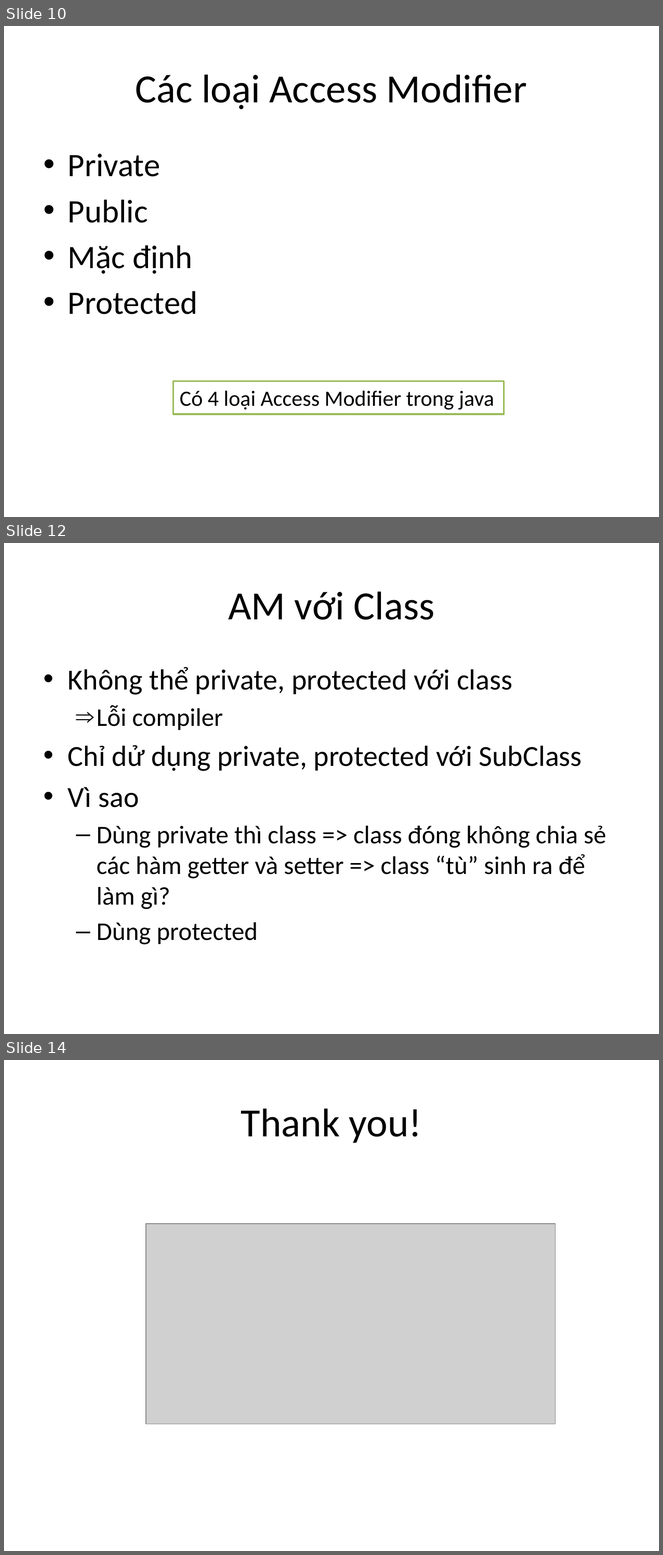
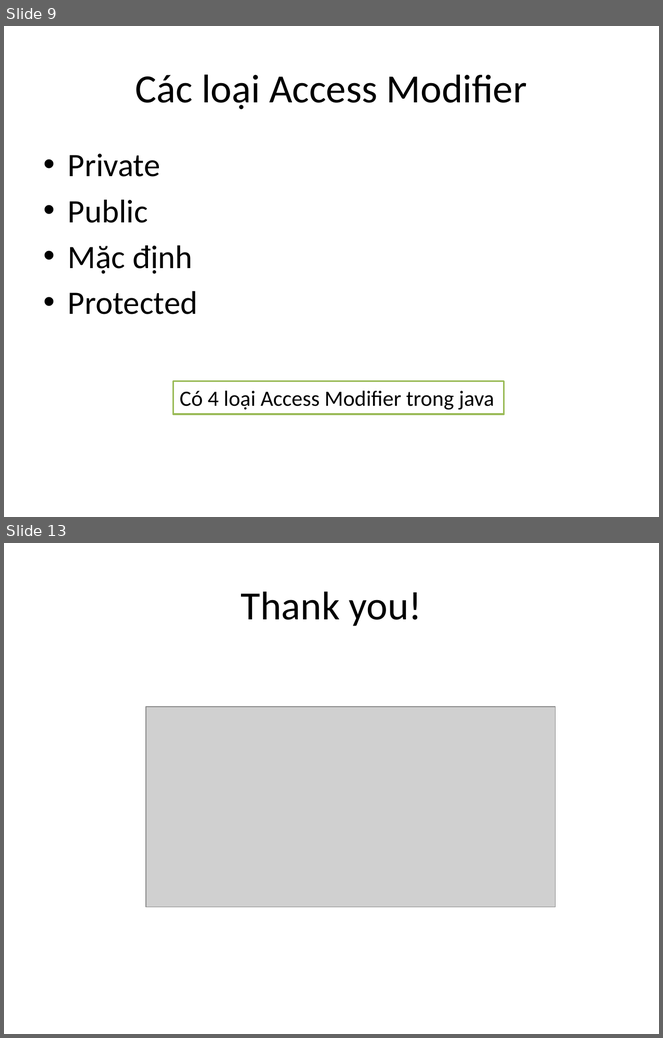
Before and after one commit to phithanh97cs/T3H, a slide deck: 3. Back-end/1. JavaCore/4. Access Modifier trong java.pptx. Shown one above the other, each under a label of ours: slides 10, 12 and 14 before the commit, slides 9 and 13 after it; the slides between them are not shown. The pictures are 663x1555 and 663x1038 pixels, drawn with LibreOffice and Linux fonts; fonts in the diff are those of the drawing; grey boxes stand for pictures. Boxes give left, top, right and bottom in pixels: in the first picture for what was removed or moved away, otherwise in the second. Text is boxed around its words. In the diff, an @@ line names an element or a change of style, - is before the commit and + after.

```diff
--- a/3. Back-end/1. JavaCore/4. Access Modifier trong java.pptx
+++ b/3. Back-end/1. JavaCore/4. Access Modifier trong java.pptx
@@ slide 12 removed at <box>4,543,659,1034</box>, background #FFFFFF @@
@@ title removed at <box>228,591,435,620</box> @@
-AM với Class
@@ text removed at <box>68,667,607,945</box> @@
-• Không thể private, protected với class
-  ⇒ Lỗi compiler
-• Chỉ dử dụng private, protected với SubClass
-• Vì sao
-  – Dùng private thì class => class đóng không chia sẻ các hàm getter và setter => class “tù” sinh ra để làm gì?
-  – Dùng protected
@@ what was slide 10 is now slide 9 @@
@@ what was slide 14 is now slide 13 @@
```
Also in this commit, not shown: 3 slides changed, 2 slides added, 2 other slides removed.
